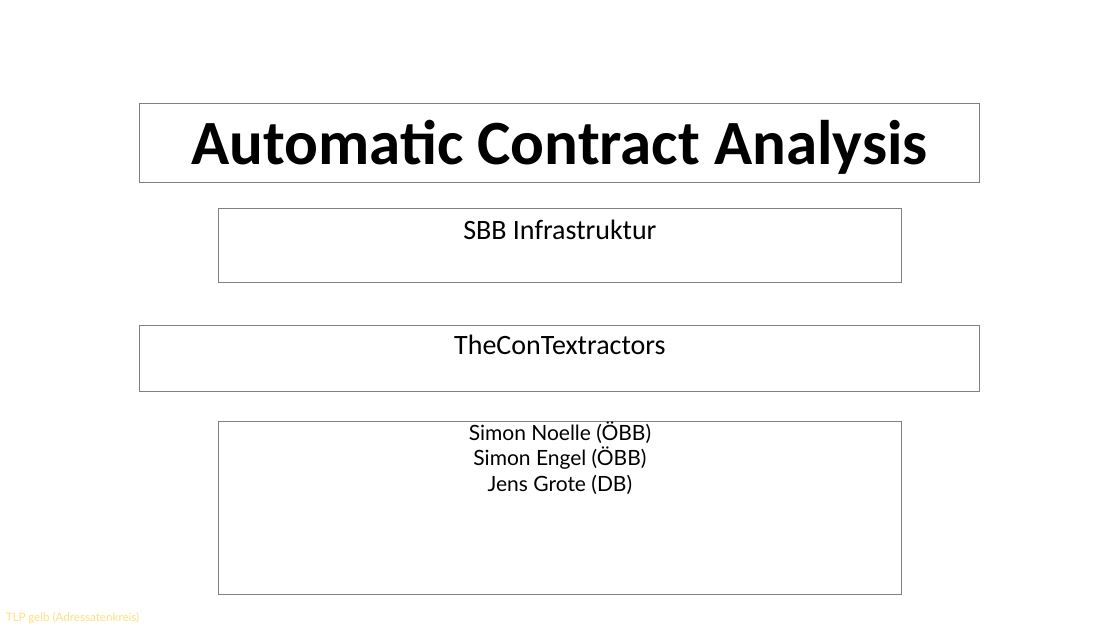
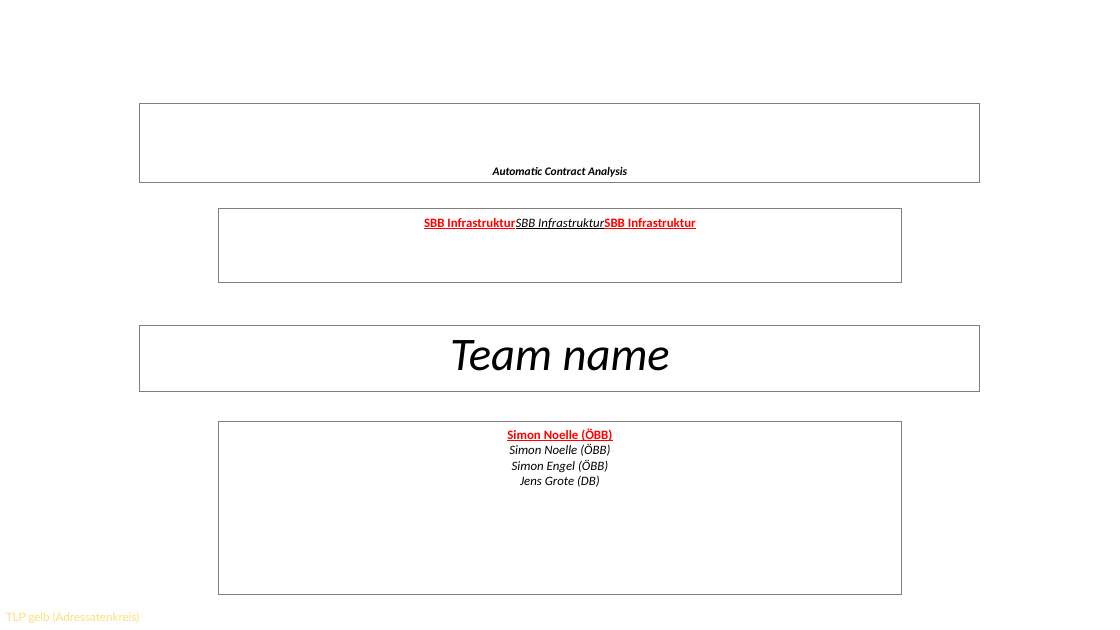
Before and after one commit to OpenRail-Playground/A38, a slide deck: slide 1 of aca/H4R2026_FactSheet_ACA.pptx. Drawn at 1120x630 pixels with LibreOffice and Linux fonts; fonts in the diff are those of the drawing; background and template pictures are left out. Boxes give left, top, right and bottom in pixels: in the first picture for what was removed or moved away, otherwise in the second. Text is boxed around its words. In the diff, an @@ line names an element or a change of style, - is before the commit and + after.

```diff
--- a/aca/H4R2026_FactSheet_ACA.pptx
+++ b/aca/H4R2026_FactSheet_ACA.pptx
@@ title "Automatic Contract Analysis" at (140,103,981,182): size 54 to 9.9 pt, italic on @@
@@ text in rectangle at (424,216,696,231): text changed; size 24 to 11 pt; text colour #000000 to #FF0000; bold on @@
-SBB Infrastruktur
+SBB InfrastrukturSBB InfrastrukturSBB Infrastruktur
@@ subtitle at (450,340,670,371): text changed; size 24 to 40 pt; italic on @@
-TheConTextractors
+Team name
@@ text in rectangle at (507,428,612,456): text changed; size 18 to 11 pt; font Lato to Calibri; text colour #000000 to #FF0000; bold on @@
-Simon Noelle (ÖBB)
+Simon Noelle (ÖBB)
+Simon Noelle (ÖBB)
@@ text in rectangle at (512,460,608,487): size 18 to 11 pt, font Lato to Calibri, italic on in "Simon Engel (ÖBB)", "Jens Grote (DB)" @@
```
Also in this commit, not shown: 2 other slides changed.
